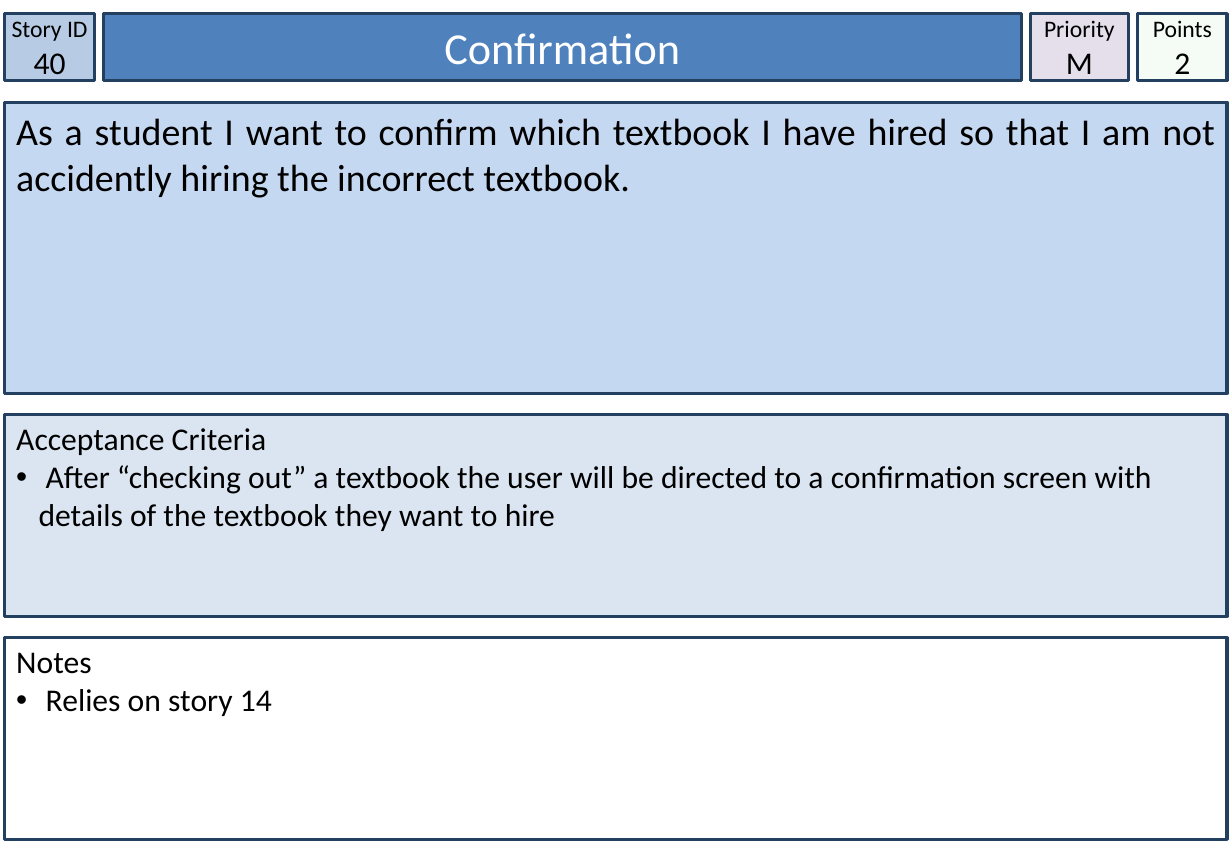
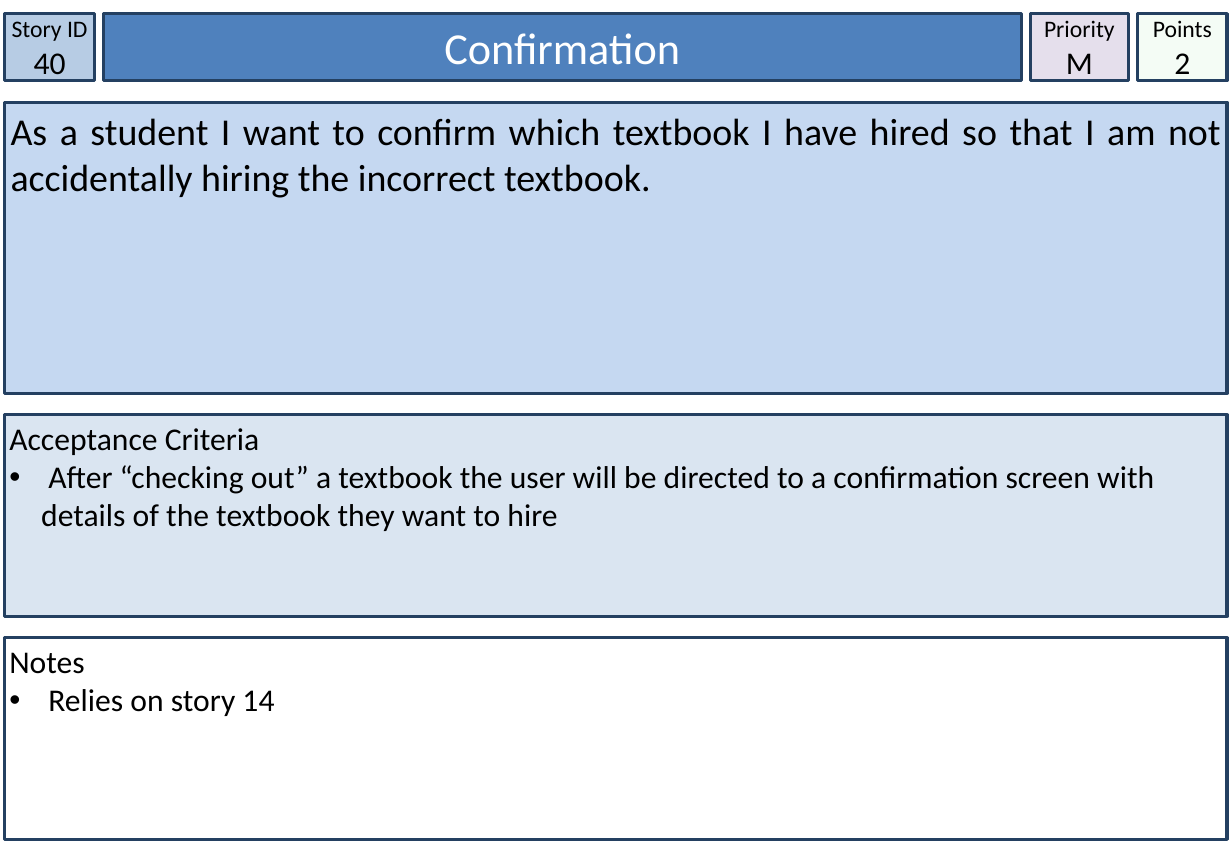
Before and after one commit to jonathancromie/IFB299-Textbook-Sharing-Scheme, a slide deck: slide 16 of User Stories.pptx. Drawn at 1232x853 pixels with LibreOffice and Linux fonts; fonts in the diff are those of the drawing. Boxes give left, top, right and bottom in pixels: in the first picture for what was removed or moved away, otherwise in the second. Text is boxed around its words. In the diff, an @@ line names an element or a change of style, - is before the commit and + after.

Commit message:
Minor spelling changes

```diff
--- a/User Stories.pptx
+++ b/User Stories.pptx
@@ text "As a student I want ...": place and size @@
-text "As a student I want ..." at box(5, 102, 1227, 394)
+text "As a student I want ..." at box(11, 118, 1221, 198)
@@ text "As a student I want ..." at box(11, 118, 1221, 198): fill #C5D8F1 to none; outline #244061 2 pt to none @@
@@ rectangle added at box(5, 102, 1227, 394), fill #C5D8F1, outline #244061 2 pt @@
@@ text at box(11, 118, 1221, 198): text changed @@
-As a student I want to confirm which textbook I have hired so that I am not accidently hiring the incorrect textbook.
+As a student I want to confirm which textbook I have hired so that I am not accidentally hiring the incorrect textbook.
@@ text "Acceptance Criteria": place and size @@
-text "Acceptance Criteria" at box(5, 415, 1227, 617)
+text "Acceptance Criteria" at box(9, 428, 1154, 531)
@@ text "Acceptance Criteria" at box(9, 428, 1154, 531): fill #DAE5F1 to none; outline #244061 2 pt to none @@
@@ rectangle added at box(5, 415, 1227, 617), fill #DAE5F1, outline #244061 2 pt @@
@@ text at box(41, 465, 1154, 531): indent changed @@
@@ text "Notes": place and size @@
-text "Notes" at box(5, 638, 1227, 840)
+text "Notes" at box(9, 652, 274, 716)
@@ text "Notes" at box(9, 652, 274, 716): fill #FFFFFF to none; outline #244061 2 pt to none @@
@@ rectangle added at box(5, 638, 1227, 840), fill #FFFFFF, outline #244061 2 pt @@
@@ text at box(48, 689, 274, 716): indent changed @@
```
Also in this commit, not shown: 57 other slides changed, 1 slide removed.
